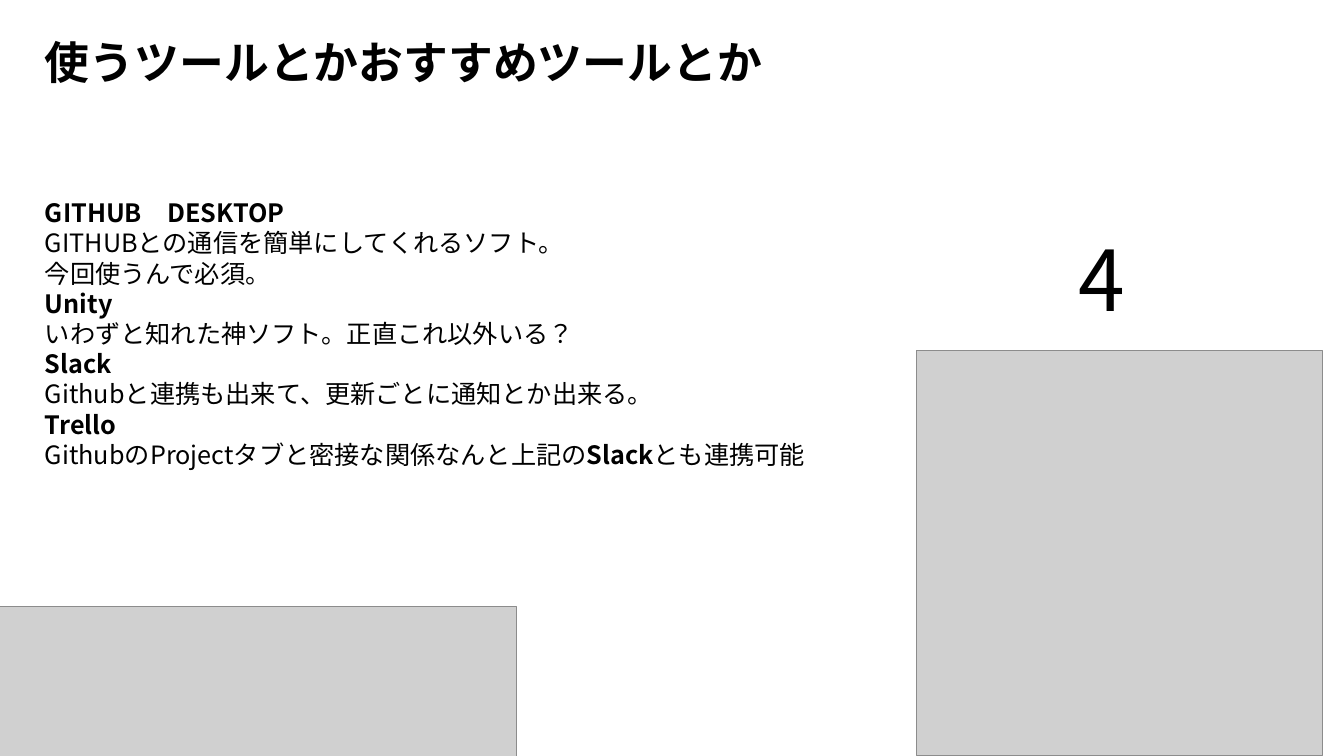
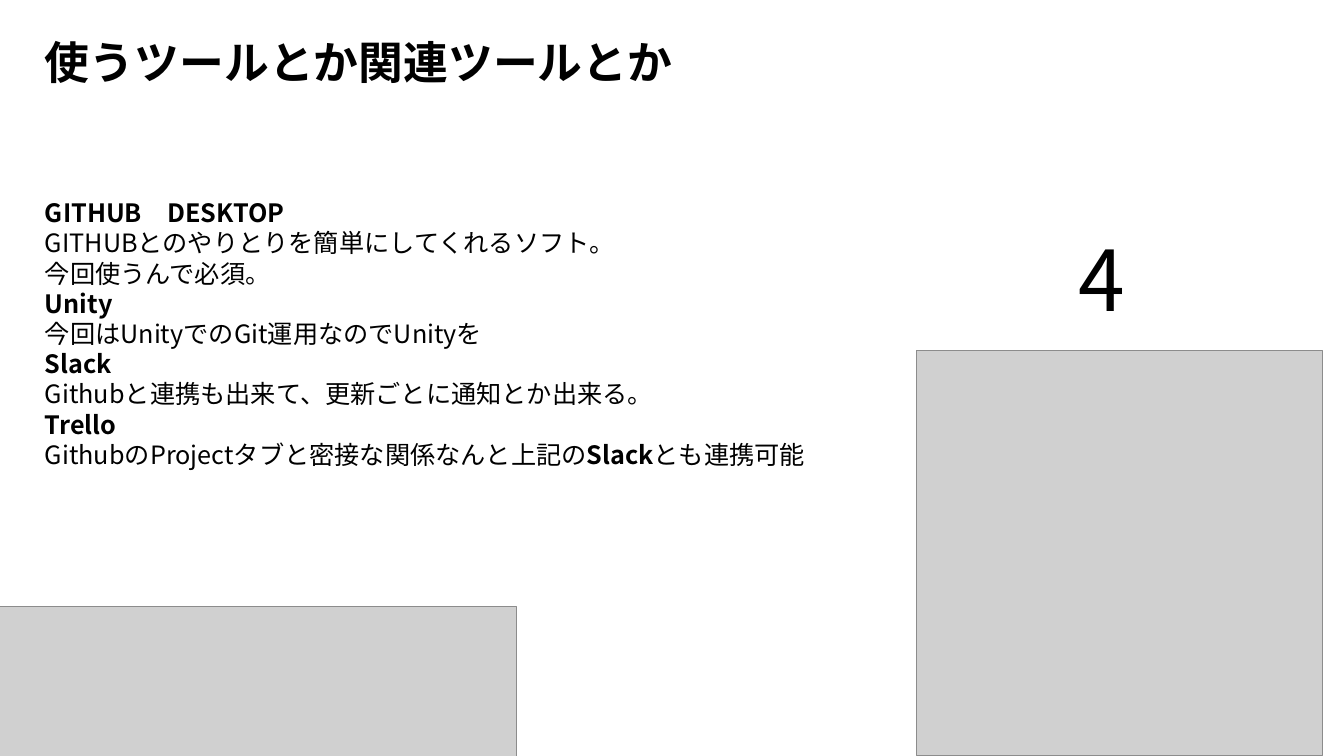
Before and after one commit to HattoriNaoki-t/git_study, a slide deck: slide 5 of GITHUB運用の勧め.pptx. Drawn at 1344x756 pixels with LibreOffice and Linux fonts; fonts in the diff are those of the drawing; grey boxes stand for pictures. Boxes give left, top, right and bottom in pixels: in the first picture for what was removed or moved away, otherwise in the second. Text is boxed around its words. In the diff, an @@ line names an element or a change of style, - is before the commit and + after.

```diff
--- a/GITHUB運用の勧め.pptx
+++ b/GITHUB運用の勧め.pptx
@@ text at box(45, 41, 672, 83): text changed @@
-使うツールとかおすすめツールとか
+使うツールとか関連ツールとか
@@ text at box(45, 231, 614, 254): text changed @@
-GITHUBとの通信を簡単にしてくれるソフト。
+GITHUBとのやりとりを簡単にしてくれるソフト。
@@ text at box(45, 317, 482, 349): text changed @@
-いわずと知れた神ソフト。正直これ以外いる？
+今回はUnityでのGit運用なのでUnityを
```
Also in this commit, not shown: 2 other slides changed.
